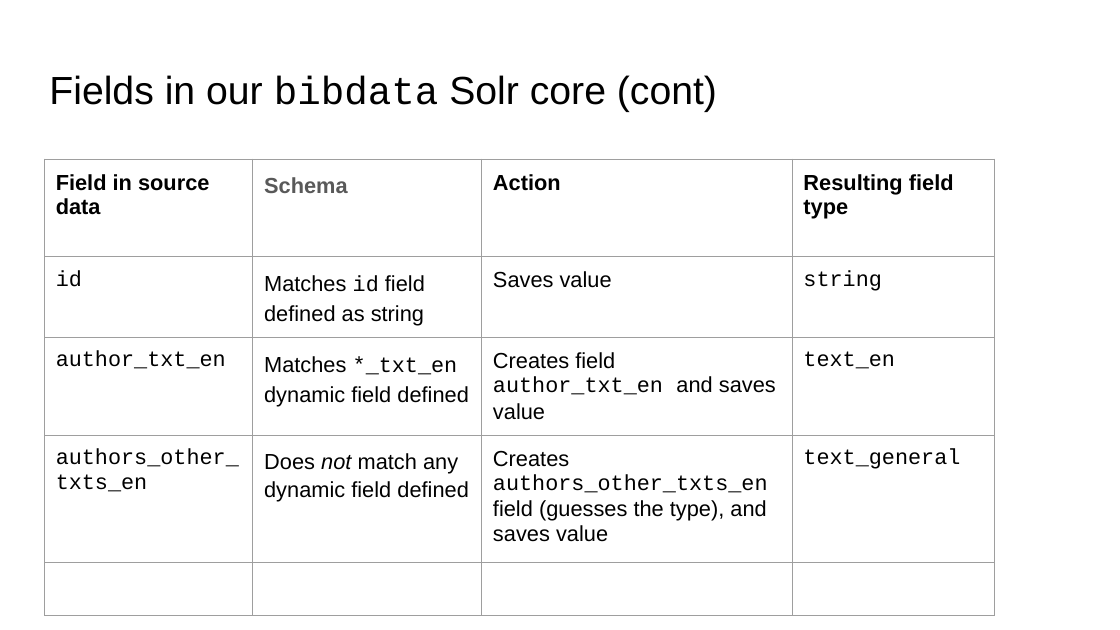
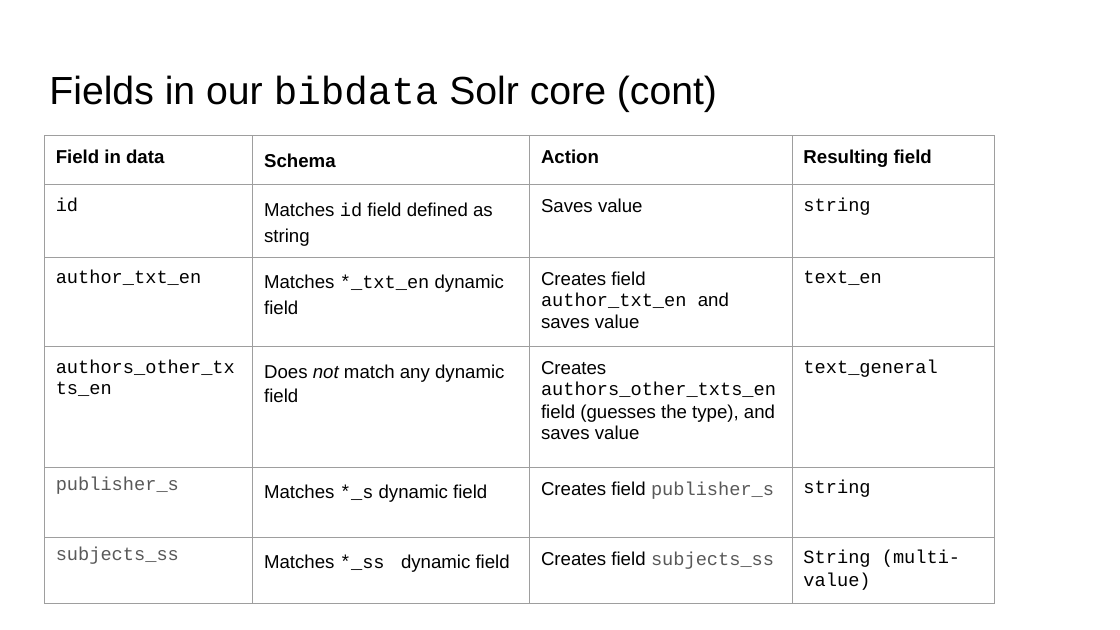
Before and after one commit to hectorcorrea/solr-for-newbies, a slide deck: slide 21 of slides.pptx. Drawn at 1120x630 pixels with LibreOffice and Linux fonts; fonts in the diff are those of the drawing. Boxes give left, top, right and bottom in pixels: in the first picture for what was removed or moved away, otherwise in the second. Text is boxed around its words. In the diff, an @@ line names an element or a change of style, - is before the commit and + after.

```diff
--- a/slides.pptx
+++ b/slides.pptx
@@ table at <box>45,136,993,594</box> @@
-row 1, column 1: Field in source data
+row 1, column 1: Field in data
-row 1, column 4: Resulting field type
+row 1, column 4: Resulting field
-row 3: author_txt_en | Matches *_txt_en dynamic field defined | Creates field author_txt_en and saves value | text_en
-row 4: authors_other_txts_en | Does not match any dynamic field defined | Creates authors_other_txts_en field (guesses the type), and saves value | text_general
-row 5:  |  |  | 
+row 3: author_txt_en | Matches *_txt_en dynamic field | Creates field author_txt_en and saves value | text_en
+row 4: authors_other_txts_en | Does not match any dynamic field | Creates authors_other_txts_en field (guesses the type), and saves value | text_general
+row 5: publisher_s | Matches *_s dynamic field | Creates field publisher_s | string
+row 6: subjects_ss | Matches *_ss dynamic field | Creates field subjects_ss | String (multi-value)
@@ table: place and size @@
-table at <box>45,159,993,546</box>
+table at <box>45,136,993,594</box>
```
Also in this commit, not shown: 4 other slides changed, 2 other files.
